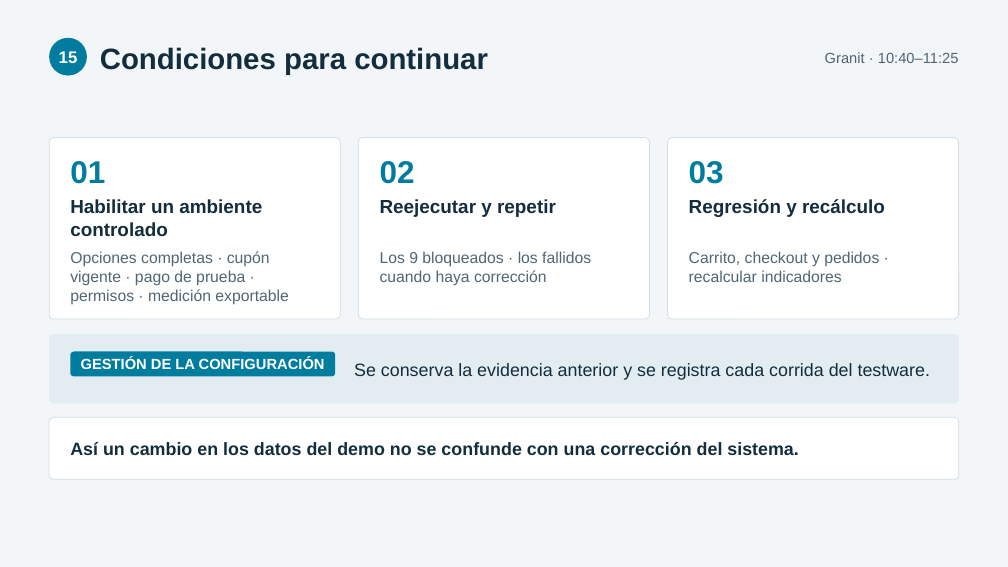
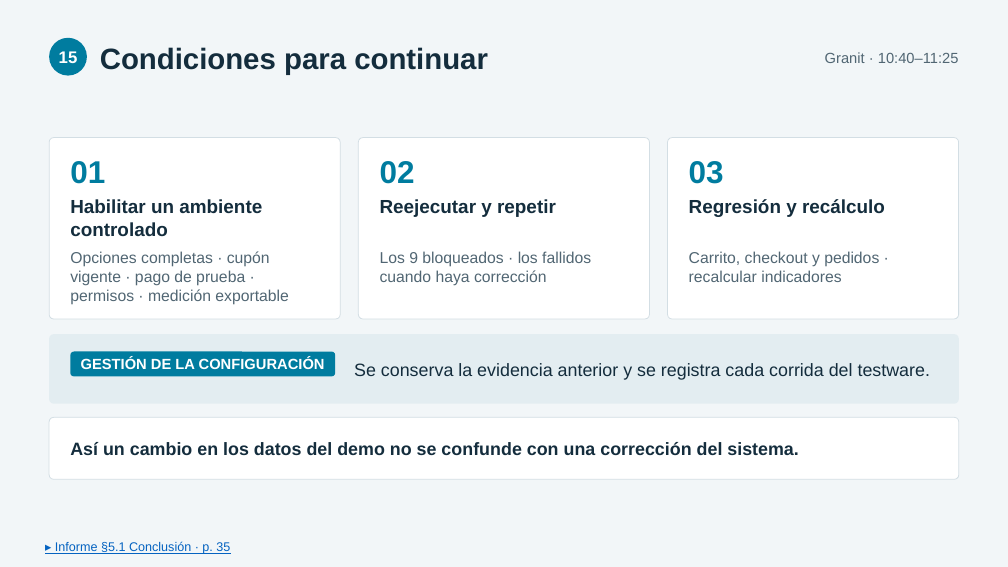
Before and after one commit to usuariogranit/Proyecto1_Caso3_OpenCart, a slide deck: slide 15 of entrega/Proyecto1_Caso3_Grupo5/Proyecto1_Caso3_Grupo5_Exposicion_FINAL.pptx. Drawn at 1008x567 pixels with LibreOffice and Linux fonts; fonts in the diff are those of the drawing. Boxes give left, top, right and bottom in pixels: in the first picture for what was removed or moved away, otherwise in the second. Text is boxed around its words. In the diff, an @@ line names an element or a change of style, - is before the commit and + after.

Commit message:
Presentacion final con 36 enlaces al informe: pie por lamina e identificadores de caso y de defecto

```diff
--- a/entrega/Proyecto1_Caso3_Grupo5/Proyecto1_Caso3_Grupo5_Exposicion_FINAL.pptx
+++ b/entrega/Proyecto1_Caso3_Grupo5/Proyecto1_Caso3_Grupo5_Exposicion_FINAL.pptx
@@ text added at [55,541,230,554], 12 pt, text #0563C1, underline @@
+▸ Informe §5.1 Conclusión · p. 35
```
Also in this commit, not shown: 16 other slides changed, 1 other file.
